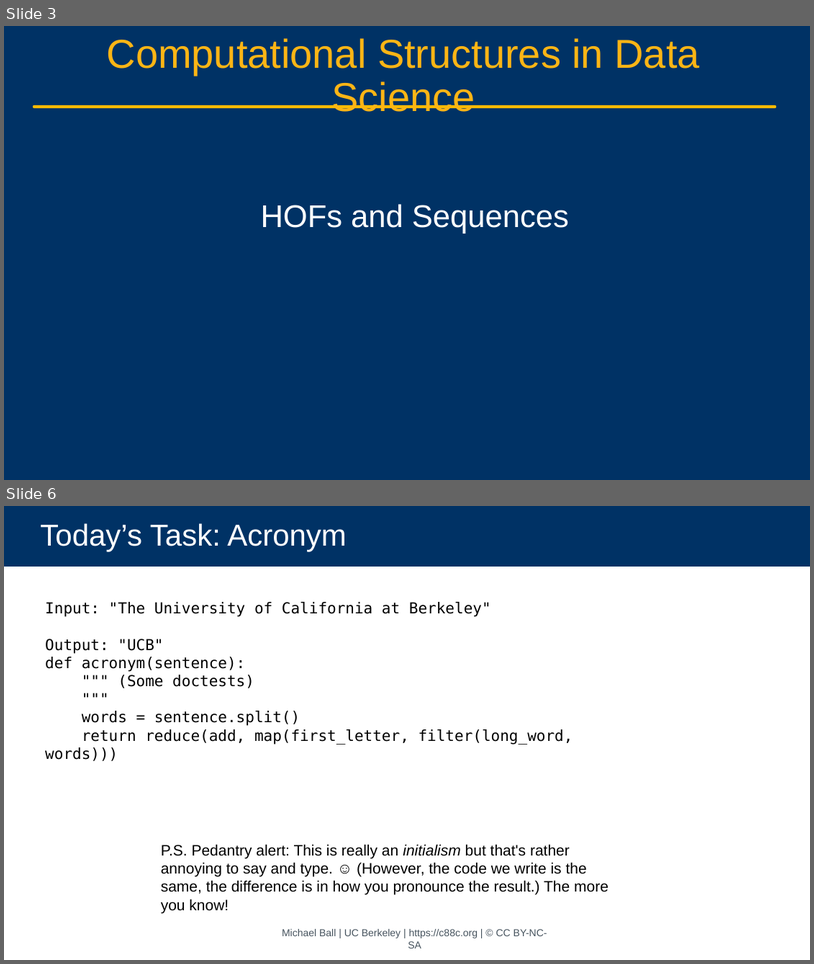
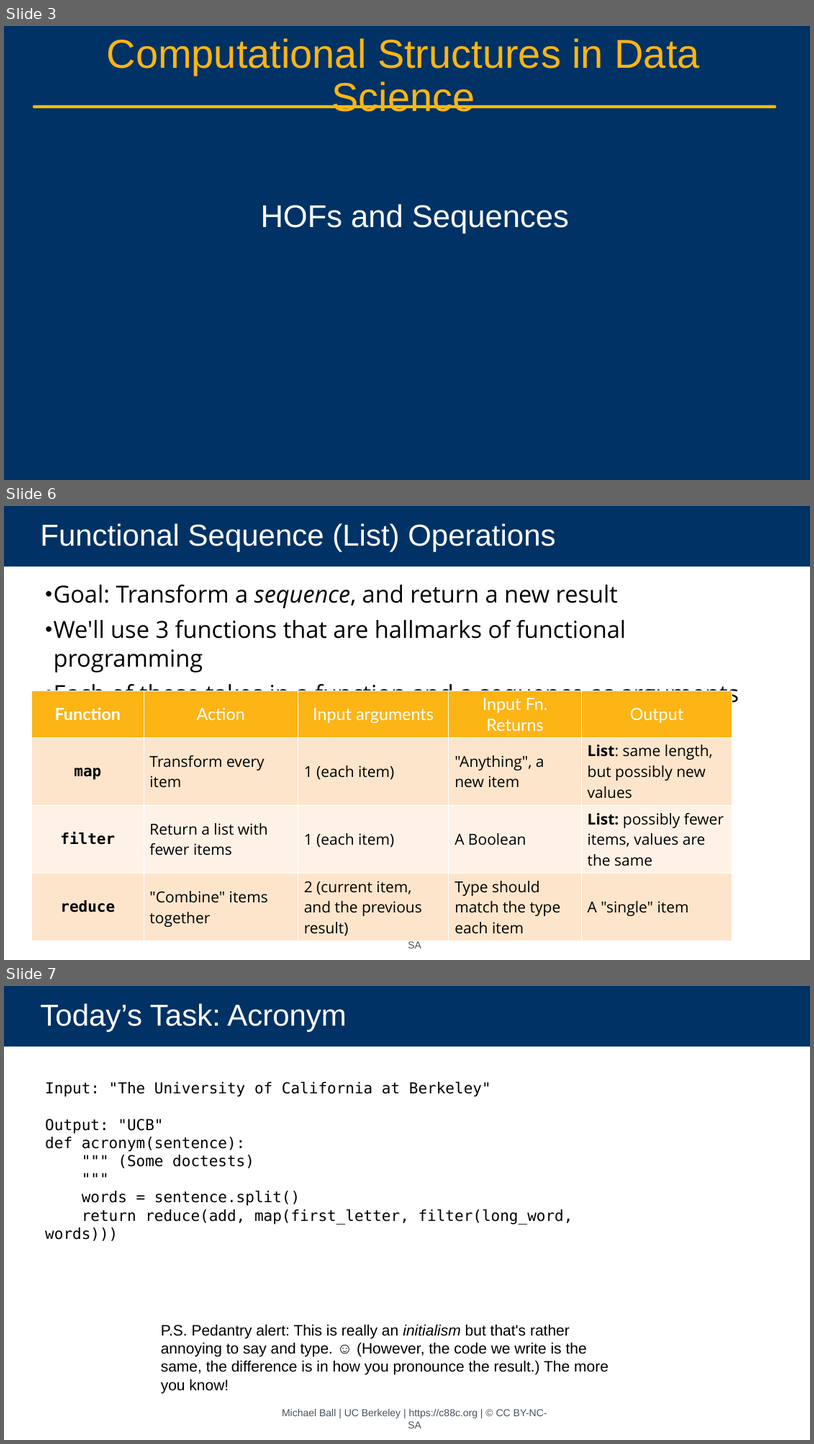
Before and after one commit to cs88-website/sp24, a slide deck: assets/slides/sp24/07-HOFs_Environments.pptx. Shown one above the other, each under a label of ours: slides 3 and 6 before the commit, slides 3, 6 and 7 after it; the slides between them are not shown. The pictures are 814x964 and 814x1444 pixels, drawn with LibreOffice and Linux fonts; fonts in the diff are those of the drawing; background and template pictures are left out. Boxes give left, top, right and bottom in pixels: in the first picture for what was removed or moved away, otherwise in the second. Text is boxed around its words. In the diff, an @@ line names an element or a change of style, - is before the commit and + after.

```diff
--- a/assets/slides/sp24/07-HOFs_Environments.pptx
+++ b/assets/slides/sp24/07-HOFs_Environments.pptx
@@ slide 6 added at [4,506,810,960], background #FFFFFF @@
@@ title added at [4,506,810,566], fill #003265, 36 pt, text #FFFFFF @@
+Functional Sequence (List) Operations
@@ text added at [54,584,740,708], 28 pt, text #000000 @@
+• Goal: Transform a sequence, and return a new result
+• We'll use 3 functions that are hallmarks of functional programming
+• Each of these takes in a function and a sequence as arguments
@@ table added at [32,690,733,939], 4 rows, 5 columns @@
+Function | Action | Input arguments | Input Fn. Returns | Output
+map | Transform every item | 1 (each item) | "Anything", a new item | List: same length, but possibly new values
+filter | Return a list with fewer items | 1 (each item) | A Boolean | List: possibly fewer items, values are the same
+reduce | "Combine" items together | 2 (current item, and the previous result) | Type should match the type each item | A "single" item
@@ text added at [282,928,548,948], 12 pt, text #46535E @@
+Michael Ball | UC Berkeley | https://c88c.org | © CC BY-NC-SA
@@ what was slide 6 is now slide 7 @@
```
Also in this commit, not shown: 1 slide changed, 3 other files.
